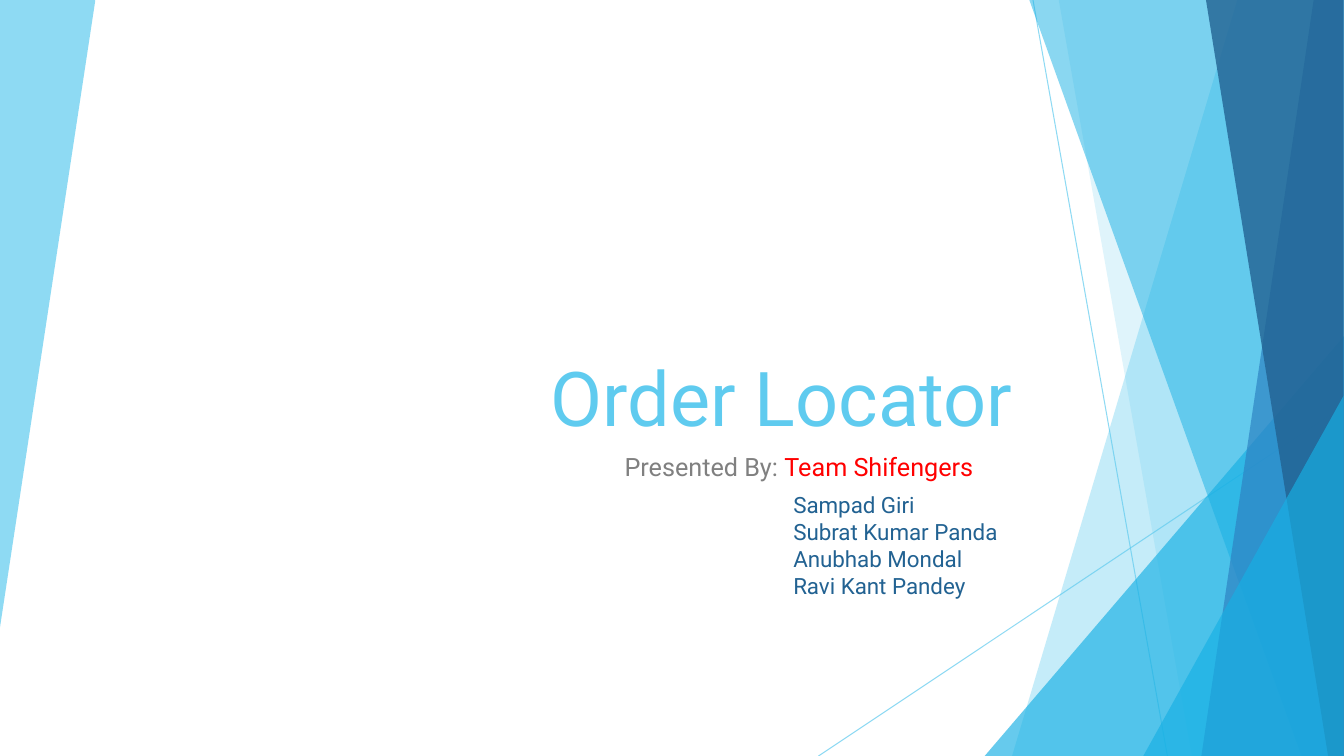
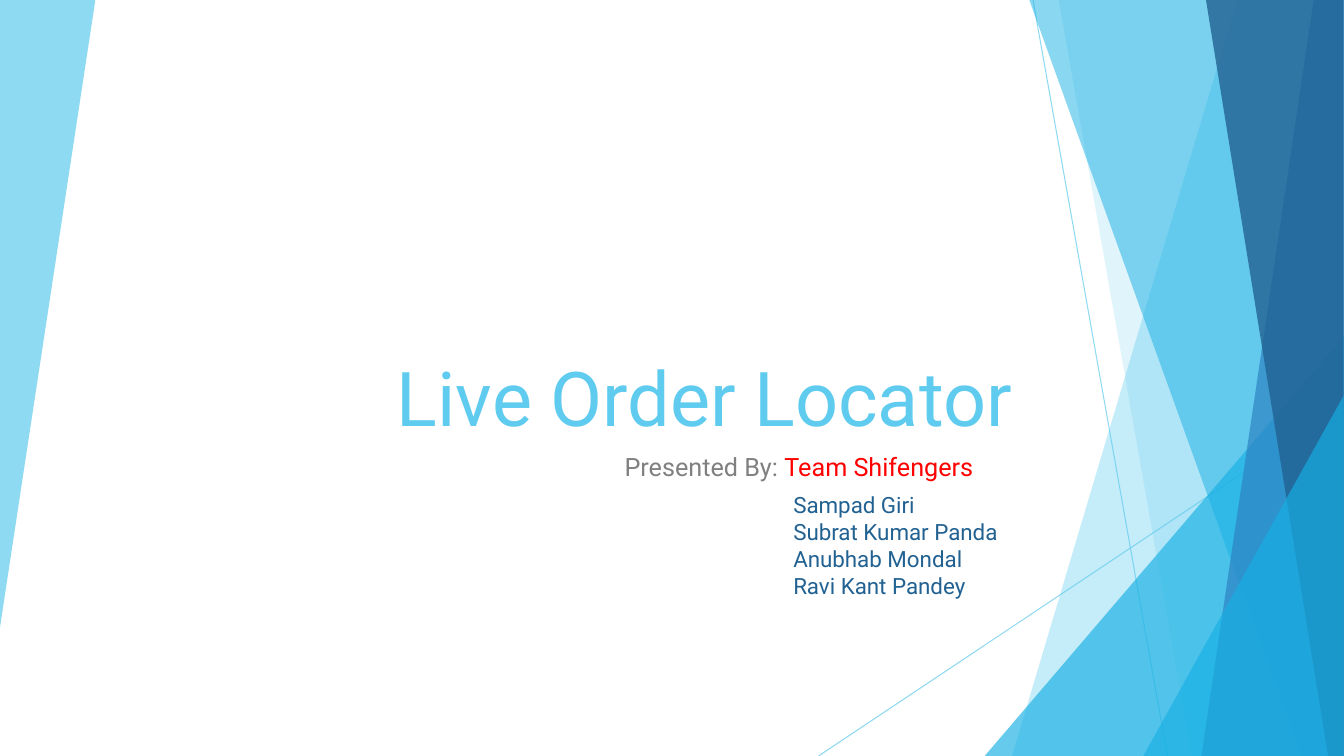
Before and after one commit to ravikantvicky/codethon, a slide deck: slide 1 of OrderLocator.pptx. Drawn at 1344x756 pixels with LibreOffice and Linux fonts; fonts in the diff are those of the drawing. Boxes give left, top, right and bottom in pixels: in the first picture for what was removed or moved away, otherwise in the second. Text is boxed around its words. In the diff, an @@ line names an element or a change of style, - is before the commit and + after.

Commit message:
Add files via upload
Revised PPT

```diff
--- a/OrderLocator.pptx
+++ b/OrderLocator.pptx
@@ title at (397,369,1012,427): text changed @@
-Order Locator
+Live Order Locator
```
Also in this commit, not shown: 1 slide added.
